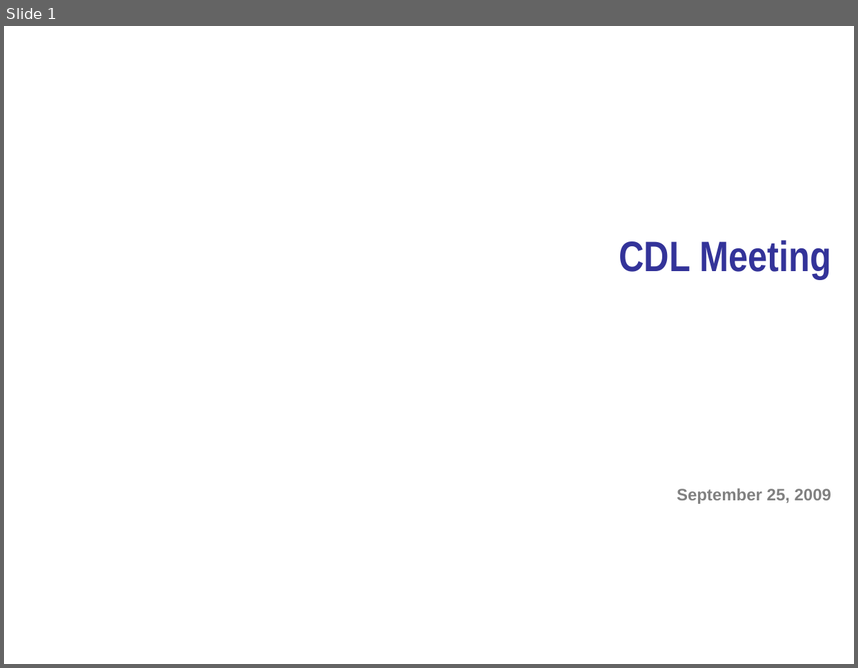
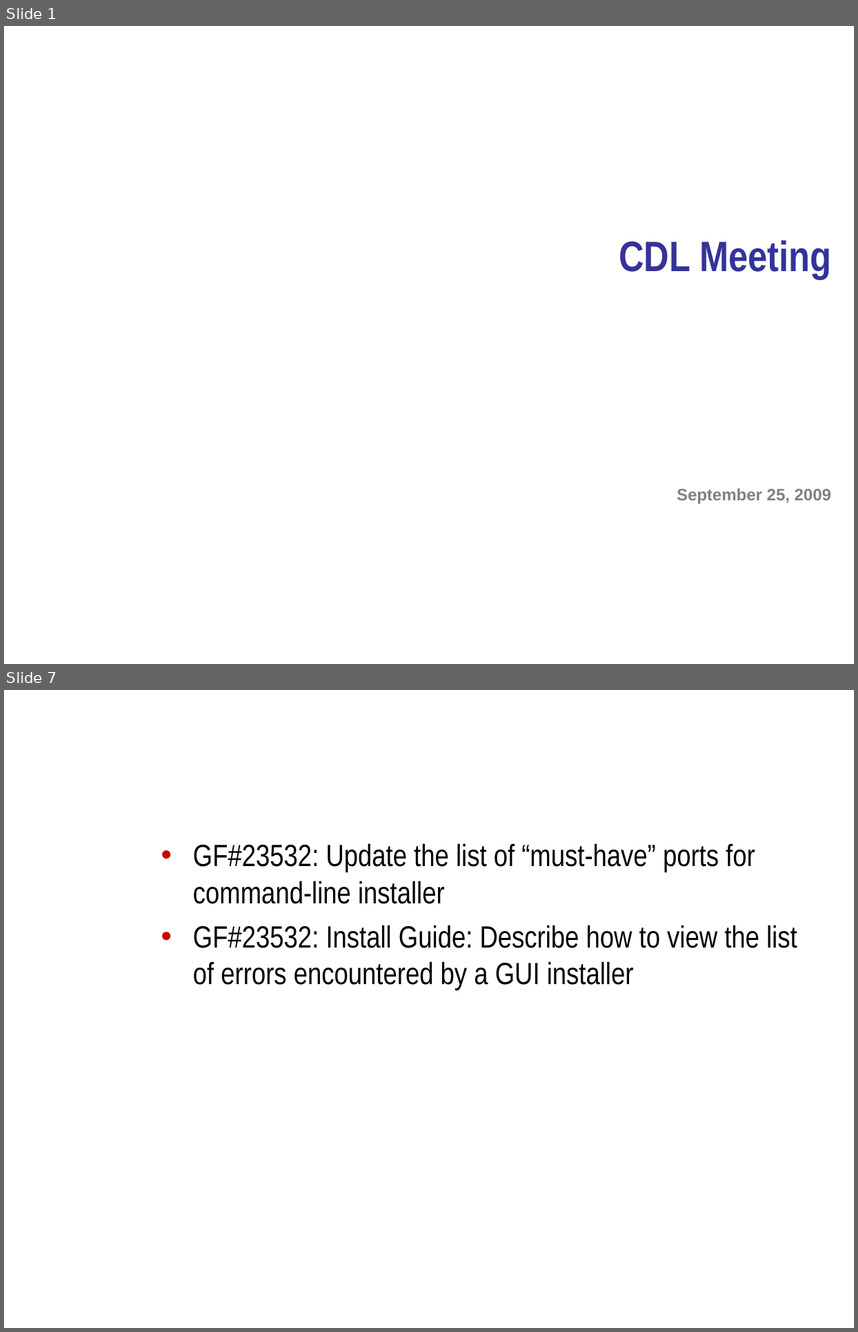
Before and after one commit to NCIP/caarray-docs, a slide deck: project_management/open_meetings/CDL Meeting 2009.09.25.ppt. Shown one above the other, each under a label of ours: slide 1 before the commit, slides 1 and 7 after it; the slides between them are not shown. The pictures are 858x668 and 858x1332 pixels, drawn with LibreOffice and Linux fonts; fonts in the diff are those of the drawing; background and template pictures are left out. Boxes give left, top, right and bottom in pixels: in the first picture for what was removed or moved away, otherwise in the second. Text is boxed around its words. In the diff, an @@ line names an element or a change of style, - is before the commit and + after.

```diff
--- a/project_management/open_meetings/CDL Meeting 2009.09.25.ppt
+++ b/project_management/open_meetings/CDL Meeting 2009.09.25.ppt
@@ slide 7 added at [4,690,854,1328], background picture (left out) @@
@@ title added at [153,690,840,818], 32 pt, text #FFFFFF, bold @@
+Recently Discovered Installer Issues
@@ text added at [193,843,797,990], 26 pt, text #000000 @@
+• GF#23532: Update the list of “must-have” ports for command-line installer
+• GF#23532: Install Guide: Describe how to view the list of errors encountered by a GUI installer
```
Also in this commit, not shown: 2 slides changed, 3 other slides added.
